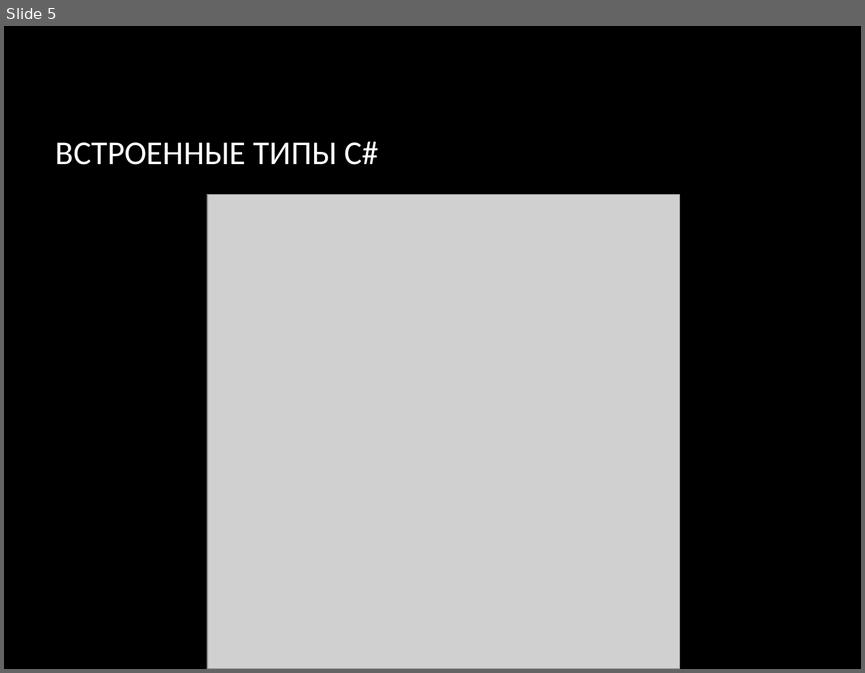
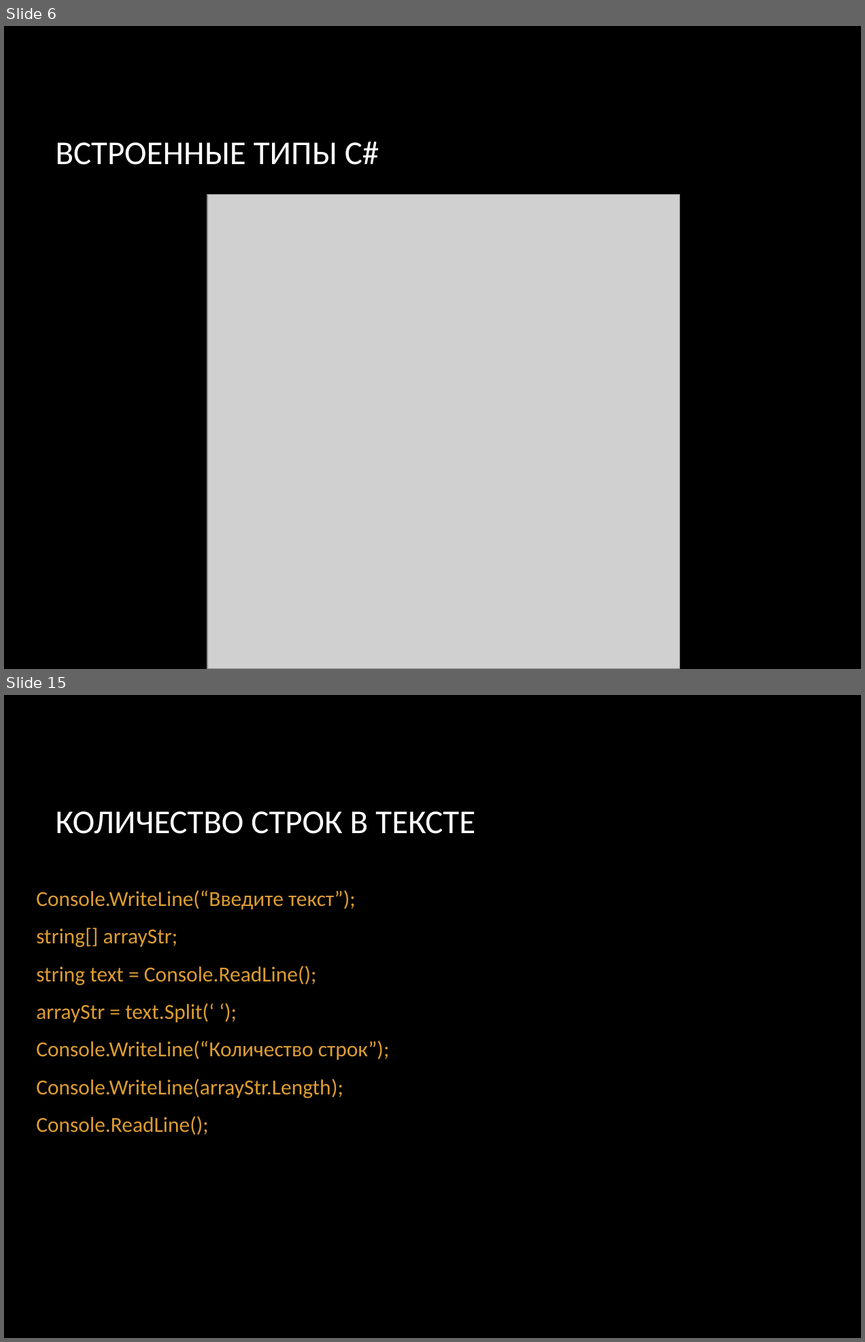
Before and after one commit to SunJohnson/Study, a slide deck: College/OP_09/2022-2/lectures/Лекция 2 Основы C#.pptx. Shown one above the other, each under a label of ours: slide 5 before the commit, slides 6 and 15 after it; the slides between them are not shown. The pictures are 865x673 and 865x1342 pixels, drawn with LibreOffice and Linux fonts; fonts in the diff are those of the drawing; grey boxes stand for pictures; background and template pictures are left out. Boxes give left, top, right and bottom in pixels: in the first picture for what was removed or moved away, otherwise in the second. Text is boxed around its words. In the diff, an @@ line names an element or a change of style, - is before the commit and + after.

```diff
--- a/College/OP_09/2022-2/lectures/Лекция 2 Основы C#.pptx
+++ b/College/OP_09/2022-2/lectures/Лекция 2 Основы C#.pptx
@@ slide 15 added at [4, 695, 861, 1338], background picture (left out) @@
@@ title added at [56, 811, 475, 834], 28 pt, text #FFFFFF @@
+КОЛИЧЕСТВО СТРОК В ТЕКСТЕ
@@ text added at [36, 890, 390, 1134], 18 pt, text #DD9D31 @@
+Console.WriteLine(“Введите текст”);
+string[] arrayStr;
+string text = Console.ReadLine();
+arrayStr = text.Split(‘ ‘);
+Console.WriteLine(“Количество строк”);
+Console.WriteLine(arrayStr.Length);
+Console.ReadLine();
@@ what was slide 5 is now slide 6 @@
```
Also in this commit, not shown: 8 slides changed, 12 other slides added, 6 slides removed.
